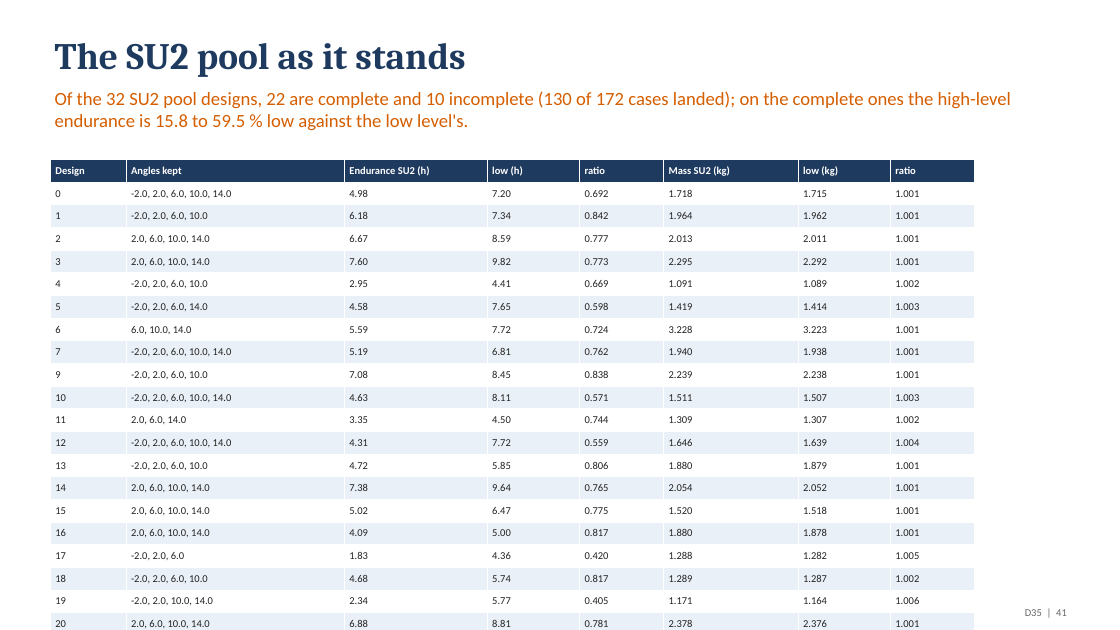
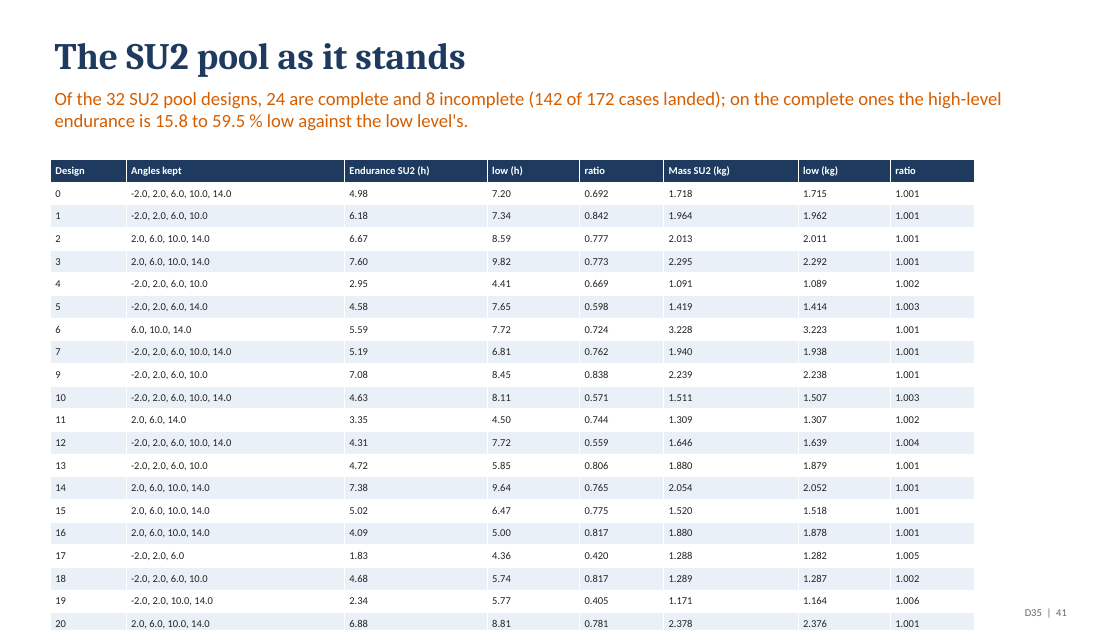
Before and after one commit to emarinhoss/ai-engineering, a slide deck: slide 41 of docs/talk/deck_drone.pptx. Drawn at 1120x630 pixels with LibreOffice and Linux fonts; fonts in the diff are those of the drawing. Boxes give left, top, right and bottom in pixels: in the first picture for what was removed or moved away, otherwise in the second. Text is boxed around its words. In the diff, an @@ line names an element or a change of style, - is before the commit and + after.

```diff
--- a/docs/talk/deck_drone.pptx
+++ b/docs/talk/deck_drone.pptx
@@ text at [55,91,1001,131]: text changed @@
-Of the 32 SU2 pool designs, 22 are complete and 10 incomplete (130 of 172 cases landed); on the complete ones the high-level endurance is 15.8 to 59.5 % low against the low level's.
+Of the 32 SU2 pool designs, 24 are complete and 8 incomplete (142 of 172 cases landed); on the complete ones the high-level endurance is 15.8 to 59.5 % low against the low level's.
```
Also in this commit, not shown: 10 other slides changed, 5 other files.
